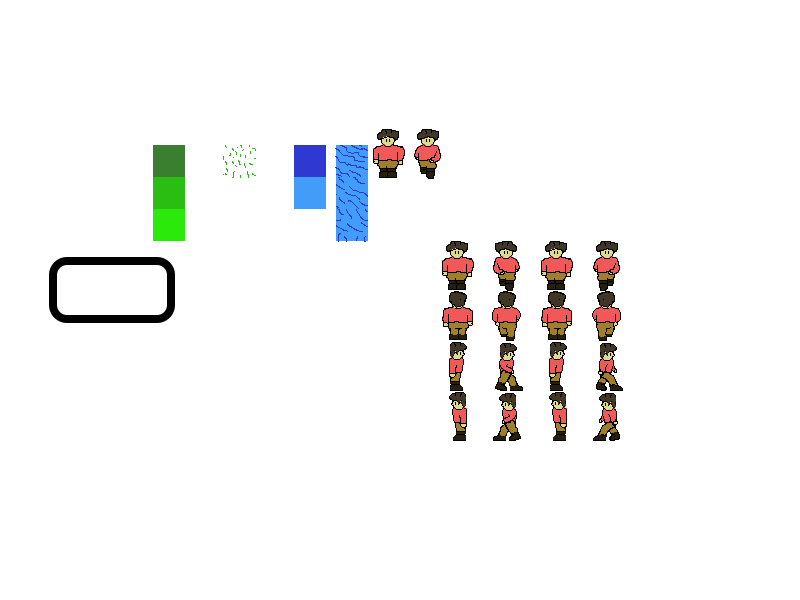
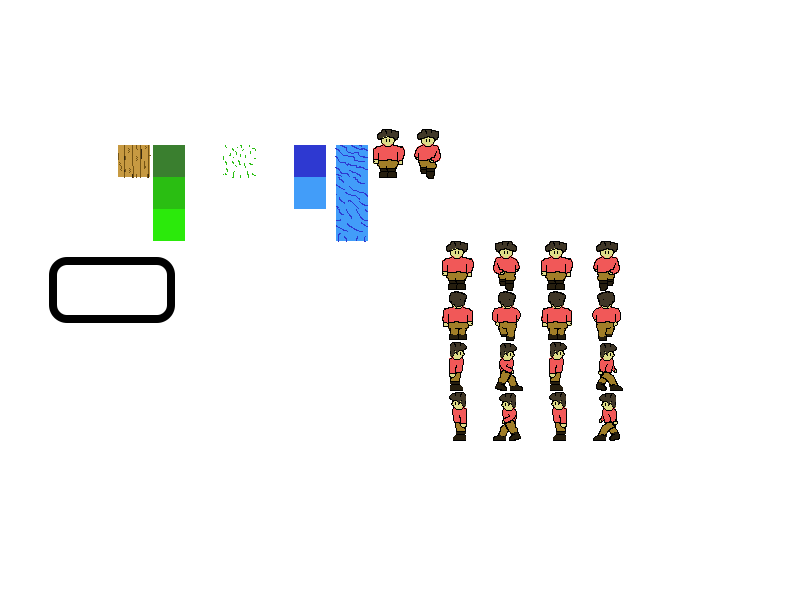
Before/after of a 800px x 600px layered artwork. What changed in the layer stack:
added layer "Layer 18" above "Rounded Rectangle 1" over [118, 145, 151, 178]
